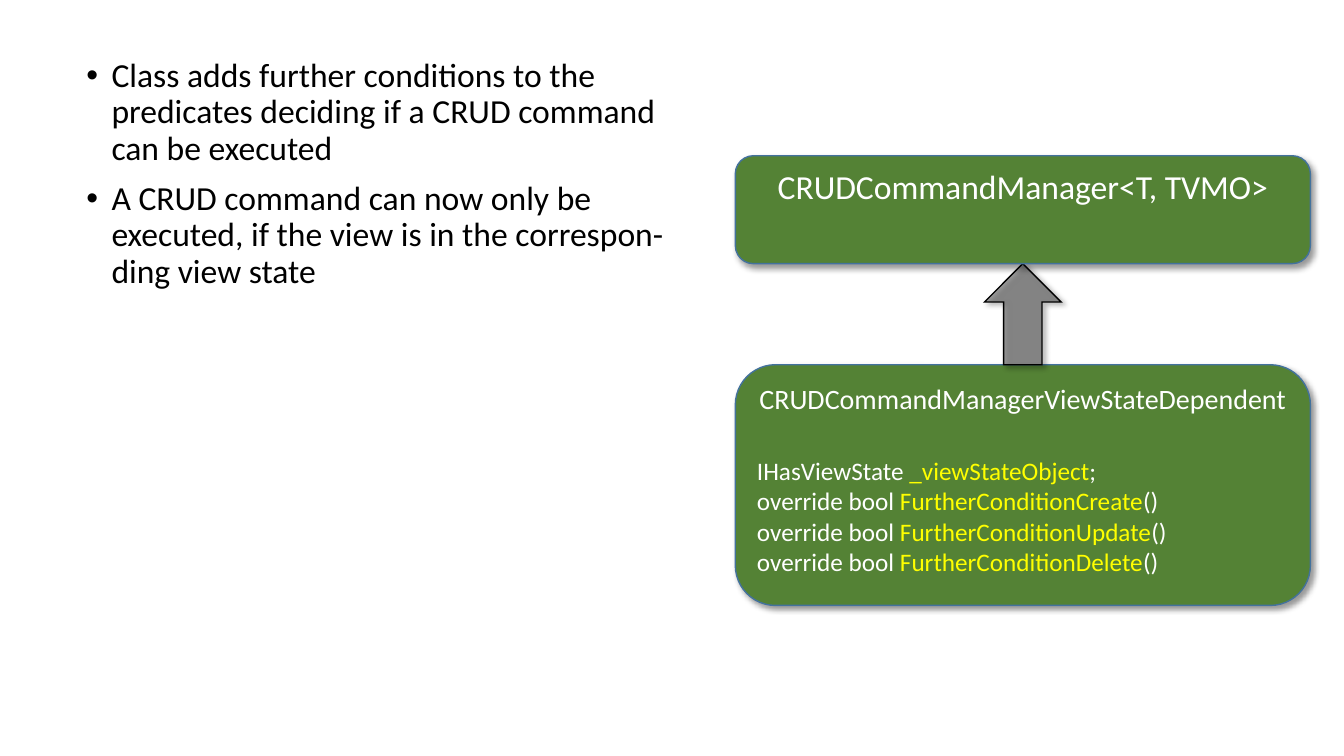
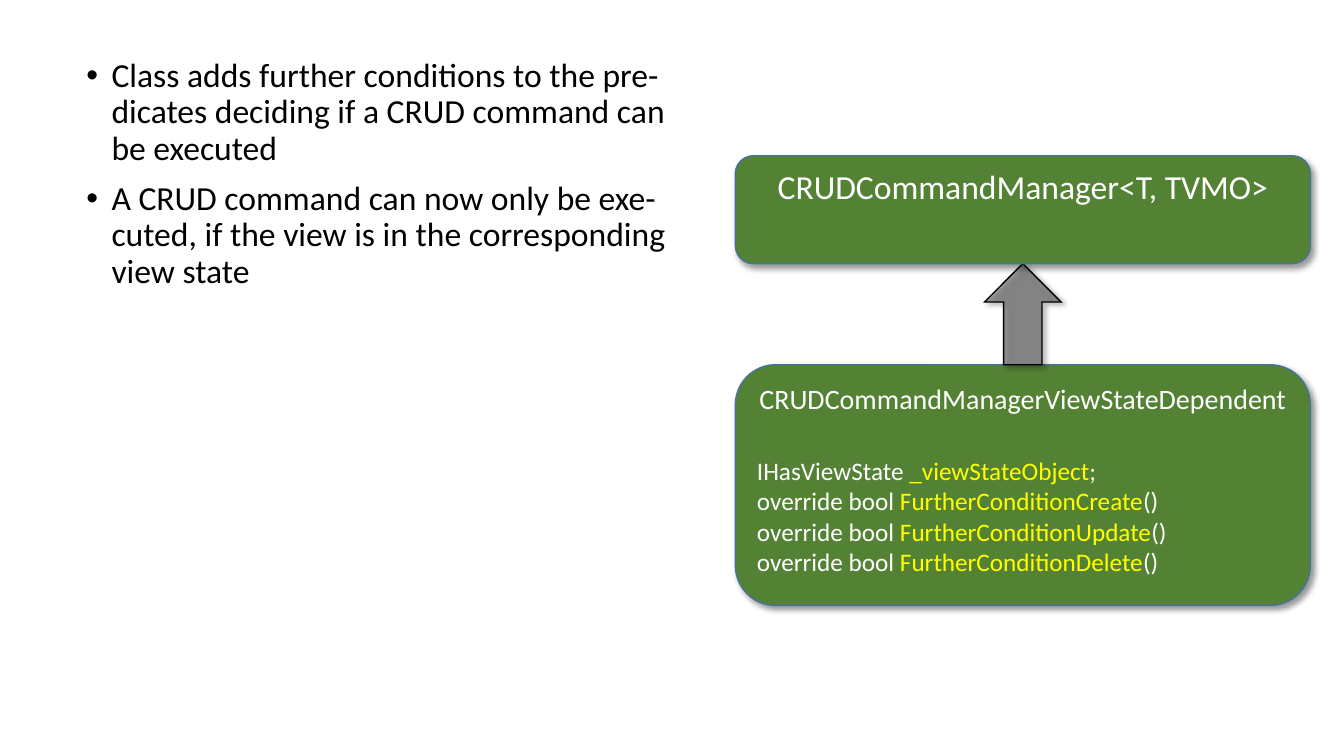
Before and after one commit to perl-easj/Teaching-materials, a slide deck: slide 122 of CSharpProgramming/Presentations/MVVMStarter Class Library.pptx (slide 79 before the commit). Drawn at 1344x756 pixels with LibreOffice and Linux fonts; fonts in the diff are those of the drawing. Boxes give left, top, right and bottom in pixels: in the first picture for what was removed or moved away, otherwise in the second. Text is boxed around its words. In the diff, an @@ line names an element or a change of style, - is before the commit and + after.

Commit message:
Added more explanatory text and illustrations, still WIP
Added more explanatory text and illustrations, still WIP

```diff
--- a/CSharpProgramming/Presentations/MVVMStarter Class Library.pptx
+++ b/CSharpProgramming/Presentations/MVVMStarter Class Library.pptx
@@ text at box(112, 63, 665, 284): text changed @@
-• Class adds further conditions to the predicates deciding if a CRUD command can be executed
-• A CRUD command can now only be executed, if the view is in the correspon-ding view state
+• Class adds further conditions to the pre-dicates deciding if a CRUD command can be executed
+• A CRUD command can now only be exe-cuted, if the view is in the corresponding view state
```
Also in this commit, not shown: 33 other slides changed, 44 slides added, 8 slides removed.
